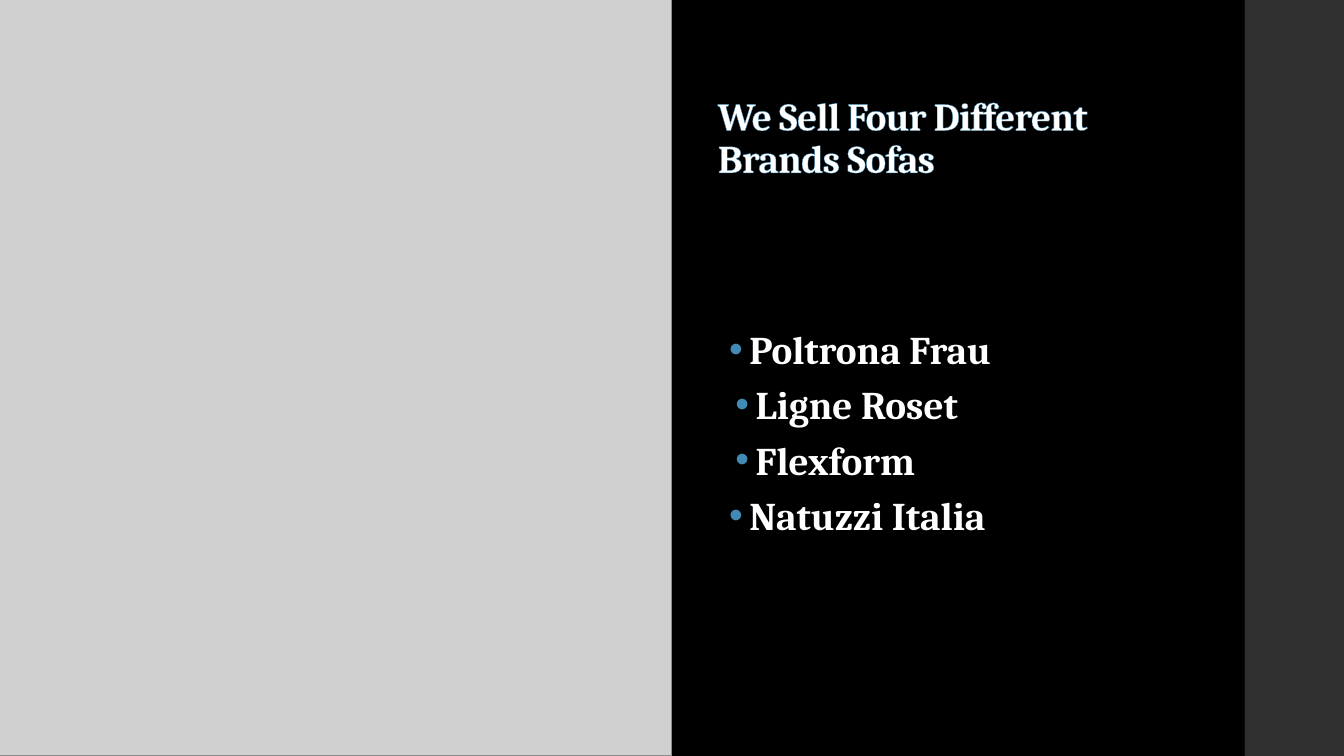
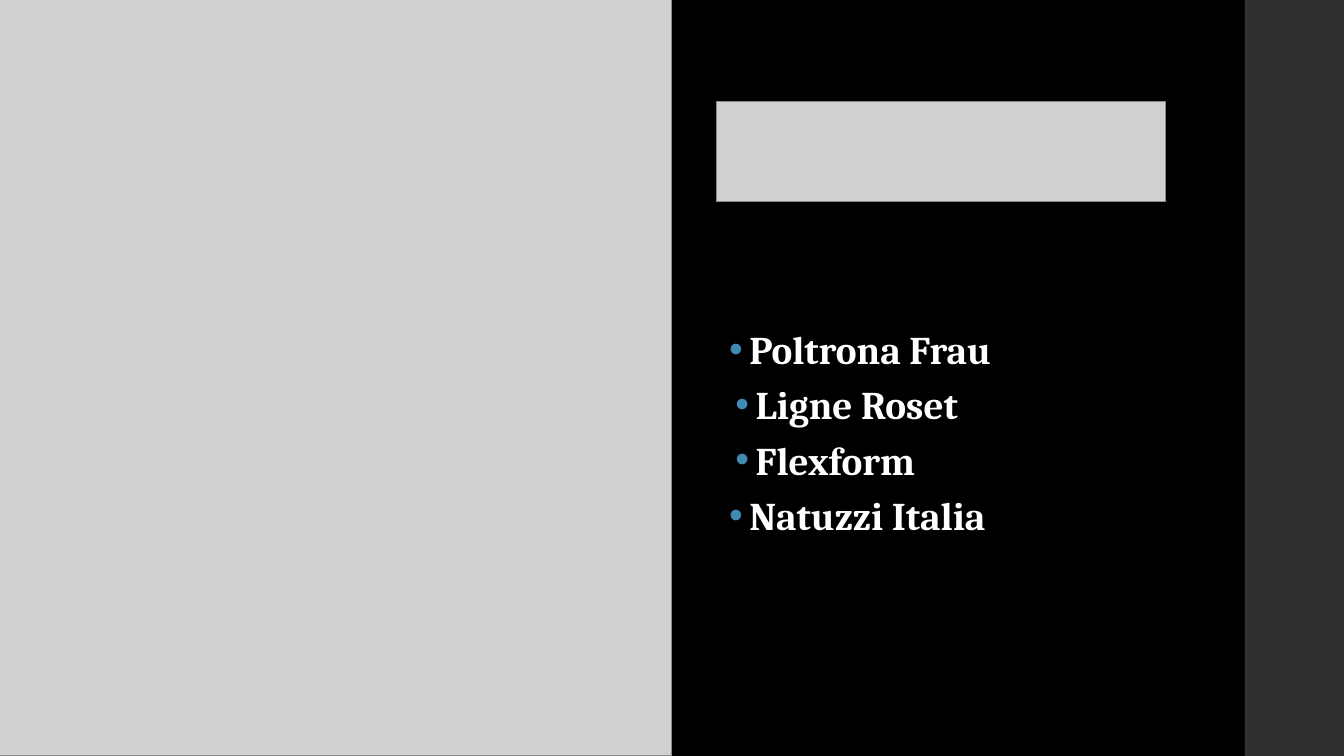
Before and after one commit to arifjunaid039/Oxford-sofas, a slide deck: slide 3 of Presentation/Oxford sofas ppt.pptx. Drawn at 1344x756 pixels with LibreOffice and Linux fonts; fonts in the diff are those of the drawing; grey boxes stand for pictures. Boxes give left, top, right and bottom in pixels: in the first picture for what was removed or moved away, otherwise in the second. Text is boxed around its words. In the diff, an @@ line names an element or a change of style, - is before the commit and + after.

```diff
--- a/Presentation/Oxford sofas ppt.pptx
+++ b/Presentation/Oxford sofas ppt.pptx
@@ picture added at (717,102,1166,202) @@
@@ text removed at (718,102,1088,174) @@
-We Sell Four Different Brands Sofas
```
Also in this commit, not shown: 6 other slides changed, 11 other files.
